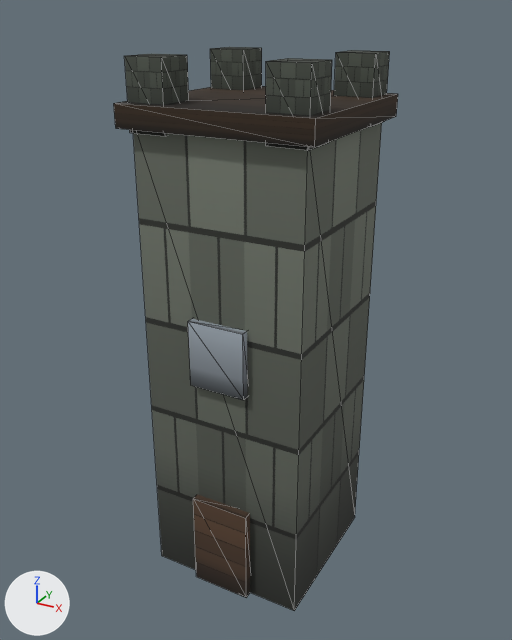
The glTF model products/village_kit_grimforge_v2/models_glb/guard_tower.glb as it was, and as the next commit left it.
Before and after are seen from a 50 mm lens placed at (1.51, -2.8, 2.72), pointed at (-0.03, -0.01, 1.33). Lighting does not change. The marker at lower left points along +X, +Y and +Z. The picture after the commit comes second. Mesh edges are drawn as thin lines. Where no turn or scale is listed for an object, it has been applied to the vertices. Vertices at exactly the same position are counted once.

In view in the first picture: 'guard_tower'.
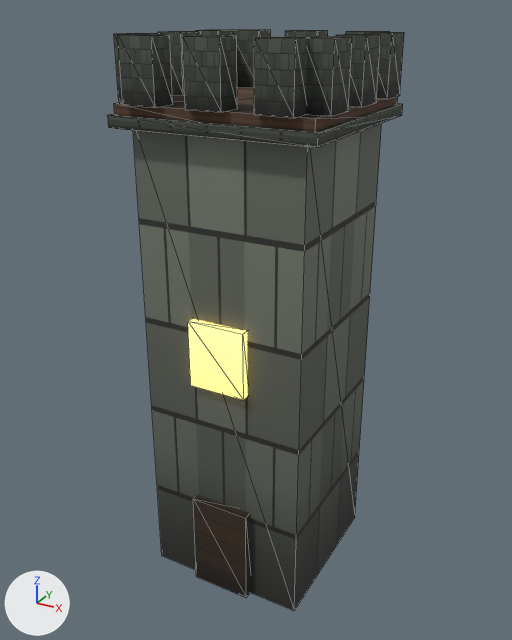
Location of each change, (x1, y1, x2, y2) in pixels of the pictures (512 x 640 px):
```json
{"object": "guard_tower", "change": "reshaped", "before": [114, 47, 398, 611], "after": [108, 29, 404, 611]}
{"part": 1, "of": "me_cube_024", "change": "added", "after": [108, 103, 403, 147]}
{"part": 2, "of": "me_cube_024", "change": "added", "after": [118, 34, 173, 107]}
{"part": 3, "of": "me_cube_024", "change": "added", "after": [233, 29, 271, 88]}
{"part": 4, "of": "me_cube_024", "change": "added", "after": [114, 33, 162, 101]}
{"part": 5, "of": "me_cube_024", "change": "added", "after": [306, 36, 352, 116]}
{"part": 6, "of": "me_cube_024", "change": "added", "after": [182, 35, 237, 112]}
{"part": 7, "of": "me_cube_024", "change": "added", "after": [285, 30, 328, 37]}
{"part": 8, "of": "me_cube_024", "change": "added", "after": [158, 31, 201, 95]}
{"part": 9, "of": "me_cube_024", "change": "added", "after": [336, 34, 381, 107]}
{"part": 10, "of": "me_cube_024", "change": "added", "after": [254, 37, 310, 118]}
{"part": 11, "of": "me_cube_024", "change": "added", "after": [346, 31, 390, 34]}
{"part": 12, "of": "me_cube_024", "change": "added", "after": [196, 29, 233, 36]}
{"part": 13, "of": "me_cube_024", "change": "added", "after": [365, 32, 404, 99]}
{"part": 14, "of": "me_cube_024", "change": "deleted", "before": [124, 54, 189, 136]}
{"part": 15, "of": "me_cube_024", "change": "deleted", "before": [210, 47, 262, 90]}
{"part": 16, "of": "me_cube_024", "change": "deleted", "before": [334, 50, 390, 127]}
{"part": 17, "of": "me_cube_024", "change": "deleted", "before": [266, 58, 332, 150]}
{"part": 18, "of": "me_cube_024", "change": "surface changed", "before": [114, 89, 398, 583], "after": [114, 89, 398, 583]}
```

Edits to the scene script, one JSON object a line:
```json
{"block": "me_cube_024", "where": "# used by ob_guard_tower; location = (0.0, 0.0, 1.15)"}
{"op": "remove", "block": "me_cube_024", "code": "me_cube_024.from_pydata(...)  # 64 vertices, 96 faces; spans x -0.45..0.45, y -0.45..0.45, z -1.15..1.4"}
{"op": "add", "block": "me_cube_024", "code": "me_cube_024.from_pydata(...)  # 136 vertices, 204 faces; spans x -0.48..0.48, y -0.48..0.48, z -1.15..1.48"}
{"block": "me_cube_024", "change": "me_cube_024 part 1: a new loose piece, a box spanning x -0.47..0.47, y -0.47..0.47, z 1.125..1.175, in mat_kit_atlas_mat"}
{"block": "me_cube_024", "change": "me_cube_024 part 2: a new loose piece, a box spanning x -0.38..-0.22, y -0.48..-0.36, z 1.22..1.48, in mat_kit_atlas_mat"}
{"block": "me_cube_024", "change": "me_cube_024 part 3: a new loose piece, a box spanning x -0.38..-0.22, y 0.36..0.48, z 1.22..1.48, in mat_kit_atlas_mat"}
{"block": "me_cube_024", "change": "me_cube_024 part 4: a new loose piece, a box spanning x -0.48..-0.36, y -0.38..-0.22, z 1.22..1.48, in mat_kit_atlas_mat"}
{"block": "me_cube_024", "change": "me_cube_024 part 5: a new loose piece, a box spanning x 0.36..0.48, y -0.38..-0.22, z 1.22..1.48, in mat_kit_atlas_mat"}
{"block": "me_cube_024", "change": "me_cube_024 part 6: a new loose piece, a box spanning x -0.08..0.08, y -0.48..-0.36, z 1.22..1.48, in mat_kit_atlas_mat"}
{"block": "me_cube_024", "change": "me_cube_024 part 7: a new loose piece, a box spanning x -0.08..0.08, y 0.36..0.48, z 1.22..1.48, in mat_kit_atlas_mat"}
{"block": "me_cube_024", "change": "me_cube_024 part 8: a new loose piece, a box spanning x -0.48..-0.36, y -0.08..0.08, z 1.22..1.48, in mat_kit_atlas_mat"}
{"block": "me_cube_024", "change": "me_cube_024 part 9: a new loose piece, a box spanning x 0.36..0.48, y -0.08..0.08, z 1.22..1.48, in mat_kit_atlas_mat"}
{"block": "me_cube_024", "change": "me_cube_024 part 10: a new loose piece, a box spanning x 0.22..0.38, y -0.48..-0.36, z 1.22..1.48, in mat_kit_atlas_mat"}
{"block": "me_cube_024", "change": "me_cube_024 part 11: a new loose piece, a box spanning x 0.22..0.38, y 0.36..0.48, z 1.22..1.48, in mat_kit_atlas_mat"}
{"block": "me_cube_024", "change": "me_cube_024 part 12: a new loose piece, a box spanning x -0.48..-0.36, y 0.22..0.38, z 1.22..1.48, in mat_kit_atlas_mat"}
{"block": "me_cube_024", "change": "me_cube_024 part 13: a new loose piece, a box spanning x 0.36..0.48, y 0.22..0.38, z 1.22..1.48, in mat_kit_atlas_mat"}
{"block": "me_cube_024", "change": "me_cube_024 part 14: the loose piece of 8 vertices spanning x -0.41..-0.23, y -0.41..-0.23, z 1.1..1.4 is deleted"}
{"block": "me_cube_024", "change": "me_cube_024 part 15: the loose piece of 8 vertices spanning x -0.41..-0.23, y 0.23..0.41, z 1.1..1.4 is deleted"}
{"block": "me_cube_024", "change": "me_cube_024 part 16: the loose piece of 8 vertices spanning x 0.23..0.41, y 0.23..0.41, z 1.1..1.4 is deleted"}
{"block": "me_cube_024", "change": "me_cube_024 part 17: the loose piece of 8 vertices spanning x 0.23..0.41, y -0.41..-0.23, z 1.1..1.4 is deleted"}
{"block": "me_cube_024", "change": "me_cube_024 part 18: 36 kept faces spanning x -0.45..0.45, y -0.45..0.45, z -1.15..1.22 get new texture (UV) coordinates"}
```
